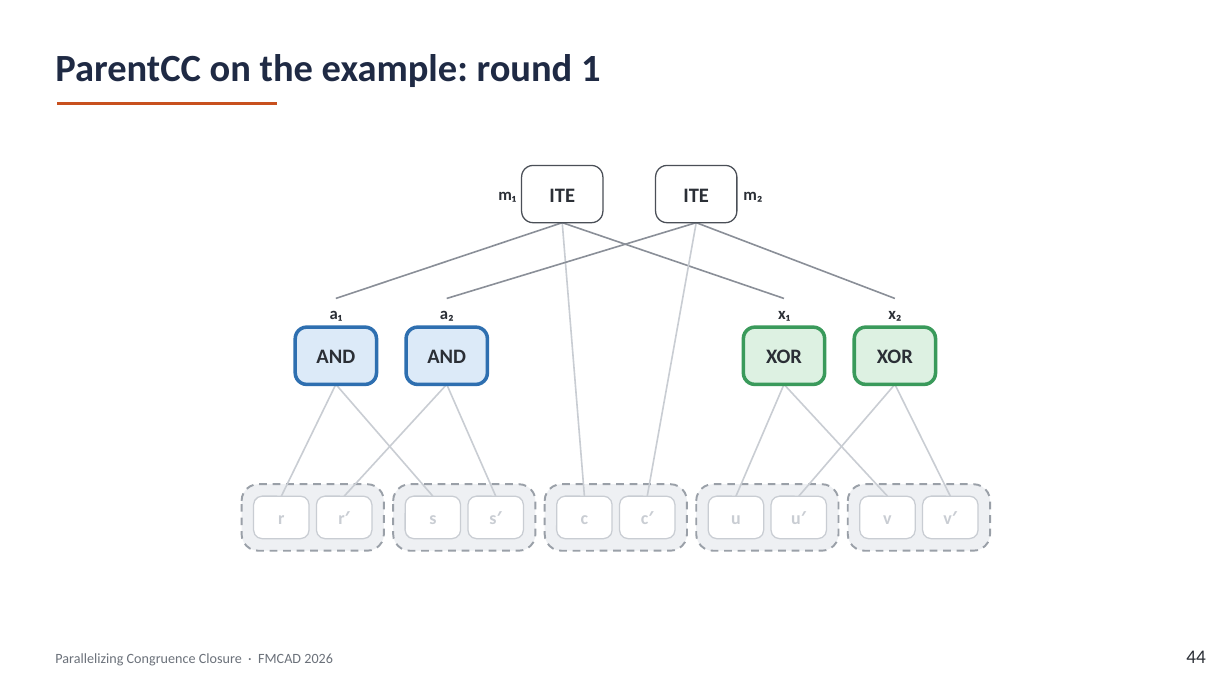
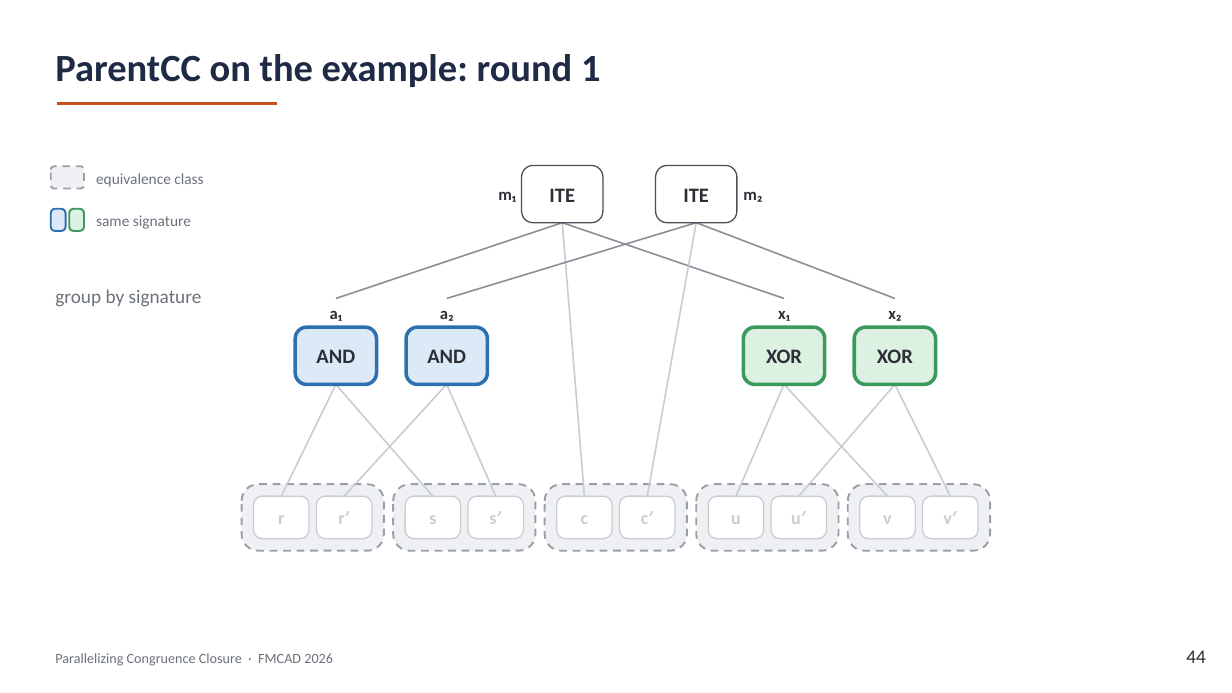
Before and after one commit to amarshah1/parallelcc-paper, a slide deck: slide 44 of slides/parallelcc-part1.pptx. Drawn at 1232x693 pixels with LibreOffice and Linux fonts; fonts in the diff are those of the drawing. Boxes give left, top, right and bottom in pixels: in the first picture for what was removed or moved away, otherwise in the second. Text is boxed around its words. In the diff, an @@ line names an element or a change of style, - is before the commit and + after.

```diff
--- a/slides/parallelcc-part1.pptx
+++ b/slides/parallelcc-part1.pptx
@@ rounded rectangle added at box(51, 166, 84, 189), fill #EEF0F3, outline #9AA0A8 1.5 pt dashed @@
@@ text added at box(96, 173, 203, 187), 12 pt, text #6B717A @@
+equivalence class
@@ rounded rectangle added at box(51, 209, 66, 231), fill #DCEAF8, outline #2E6FB0 1.5 pt @@
@@ rounded rectangle added at box(69, 209, 84, 231), fill #DDF1E2, outline #3A9A5B 1.5 pt @@
@@ text added at box(96, 215, 191, 229), 12 pt, text #6B717A @@
+same signature
@@ text added at box(55, 289, 202, 307), 15 pt, text #6B717A @@
+group by signature
```
Also in this commit, not shown: 6 other slides changed, 1 other file.
